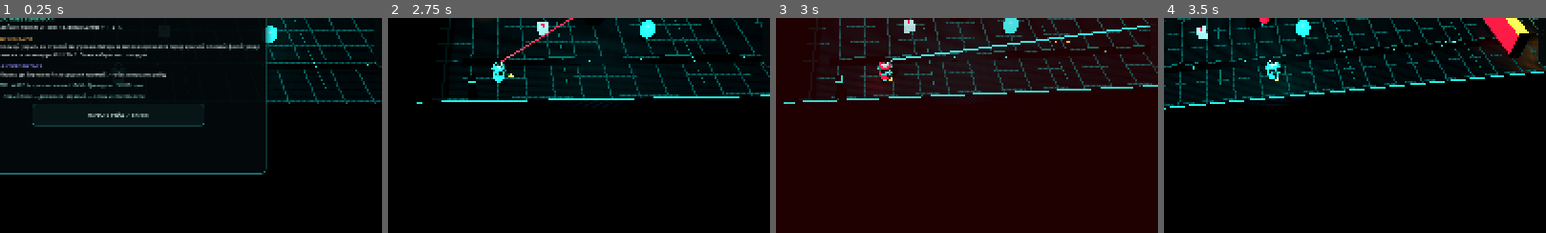
Above: before the commit, frames 1-4 (left to right).
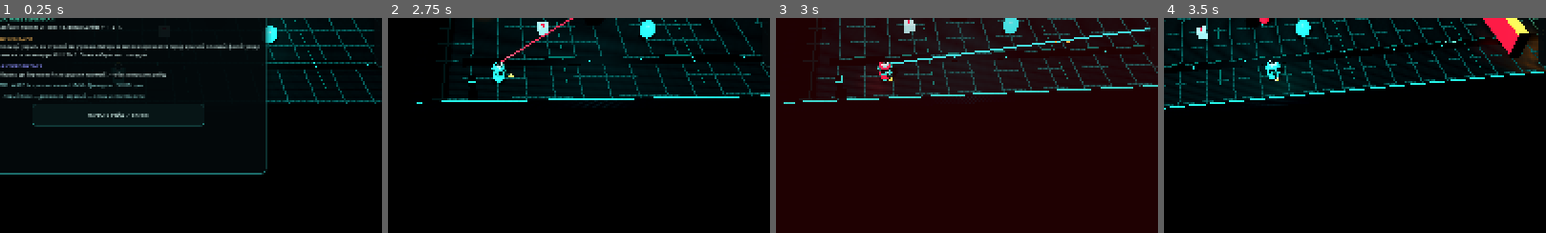
Above: after the commit, the same moments.

Repository: HADJAL001/osgard-world
Game: Godot game, scene res://scenes/main.tscn
The game is run twice, just before and just after one commit, with the same random seed, the same clock (stepped at 60 frames per second) and the same inputs.
Inputs (mouse positions are % of the whole screen's width and height, from its top left):
- Up to frame 1 (0.25 s): no input
- Up to frame 2 (2.75 s): click "НАЧАТЬ РЕЙД / ENTER" at 0.5 s; click "DIAG / F3" at 1.25 s; click "QUALITY / CINEMATIC" at 2 s
- Up to frame 3 (3 s): tap Enter at 2.75, 2.85 s; move the mouse to (72, 45) at 2.77 s; hold Right from 2.78 s (still down); click (72, 45) at 2.92 s
- Up to frame 4 (3.5 s): keep holding Right; tap Space at 3.02 s
The pictures show only the part of the screen within x 34-84%, y 40-90%; the shares and areas given below are measured in that part.

Frames 1-2 are identical in both runs. In frame 3, 1.2% of the frame differs, in the area x 30-98%, y 3-22%; in frame 4, nothing differs.

Commit message:
fix(null-shift): align firing ray with compact hostile hitboxes

Diff:
--- a/godot/null-shift/scripts/main.gd
+++ b/godot/null-shift/scripts/main.gd
@@ -2057,7 +2057,7 @@
 		return
 	fire_cooldown = maxf(0.09, 0.17 - float(weapon_level) * 0.022)
 	_trigger_muzzle_flash()
-	var from := player.global_position + Vector3.UP * 0.82 + player_aim * 0.8
+	var from := player.global_position + Vector3.UP * 0.48 + player_aim * 0.8
 	var to := from + player_aim * 37.0
 	var query := PhysicsRayQueryParameters3D.create(from, to)
 	query.exclude = [player.get_rid()]
@@ -2073,7 +2073,7 @@
 			is_combat_hit = _is_combat_target(collider as Node)
 			if is_combat_hit and _is_hostile_target(collider as Node) and collider is Node3D:
 				var hit_position: Vector3 = hit["position"]
-				critical_hit = hit_position.y >= (collider as Node3D).global_position.y + 0.48
+				critical_hit = aim_target_node == (collider as Node3D) and hit_position.y >= (collider as Node3D).global_position.y + 0.42
 			_damage_target(collider as Node, critical_hit)
 	_record_weapon_shot(is_combat_hit)
 	_spawn_beam(from, beam_end, materials["cyan"], 0.09)
--- a/godot/null-shift/tests/runtime_smoke.gd
+++ b/godot/null-shift/tests/runtime_smoke.gd
@@ -902,6 +902,50 @@
 	if not _expect(game.devices.size() == 3, "three destructible devices must spawn"):
 		return
 
+	print("RUNTIME_STAGE: actual weapon raycast against compact hostile capsule")
+	var fire_saved_position: Vector3 = game.player.global_position
+	var fire_saved_aim: Vector3 = game.player_aim
+	var fire_saved_target: Node3D = game.aim_target_node
+	var fire_saved_cooldown: float = game.fire_cooldown
+	var fire_saved_shots: int = game.shots_fired
+	var fire_saved_hits: int = game.shots_hit
+	var fire_saved_critical_hits: int = game.critical_hits
+	var moved_guard_positions: Array[Vector3] = []
+	for index in range(game.guards.size()):
+		var existing_body: CharacterBody3D = game.guards[index]["node"] as CharacterBody3D
+		moved_guard_positions.append(existing_body.global_position)
+		existing_body.global_position = Vector3(18.0 + float(index) * 1.5, 0.82, 15.0)
+	await physics_frame
+	game.player.global_position = fire_saved_position
+	var ray_guard_position: Vector3 = fire_saved_position + Vector3(0.0, 0.0, -5.0)
+	game._spawn_guard(ray_guard_position, false)
+	var ray_guard_index: int = game.guards.size() - 1
+	var ray_guard: CharacterBody3D = game.guards[ray_guard_index]["node"] as CharacterBody3D
+	var ray_guard_hp: int = int(game.guards[ray_guard_index]["hp"])
+	game.player_aim = Vector3.FORWARD
+	game.aim_target_node = ray_guard
+	game.fire_cooldown = 0.0
+	await physics_frame
+	await physics_frame
+	game._fire_weapon()
+	if not _expect(game.shots_fired == fire_saved_shots + 1 and game.shots_hit == fire_saved_hits + 1, "weapon ray must connect with a compact hostile capsule at its body height"):
+		return
+	if not _expect(int(game.guards[ray_guard_index]["hp"]) == ray_guard_hp - 2 and game.critical_hits == fire_saved_critical_hits + 1, "an accurately locked upper-zone ray hit must register two damage and one critical event"):
+		return
+	ray_guard.queue_free()
+	game.guards.remove_at(ray_guard_index)
+	for index in range(game.guards.size()):
+		var existing_body: CharacterBody3D = game.guards[index]["node"] as CharacterBody3D
+		existing_body.global_position = moved_guard_positions[index]
+	game.player.global_position = fire_saved_position
+	game.player_aim = fire_saved_aim
+	game.aim_target_node = fire_saved_target
+	game.fire_cooldown = fire_saved_cooldown
+	game.shots_fired = fire_saved_shots
+	game.shots_hit = fire_saved_hits
+	game.critical_hits = fire_saved_critical_hits
+	await physics_frame
+
 	print("RUNTIME_STAGE: combat director math, grade and overdrive")
 	if not _expect(is_equal_approx(game._combat_combo_multiplier(0), 1.0) and is_equal_approx(game._combat_combo_multiplie …(254 unchanged characters)…
 		return
Not shown, changed: docs/04_NULL_SHIFT_GAME_DESIGN.md
Not shown, changed: scripts/null-shift-godot-smoke.mjs
